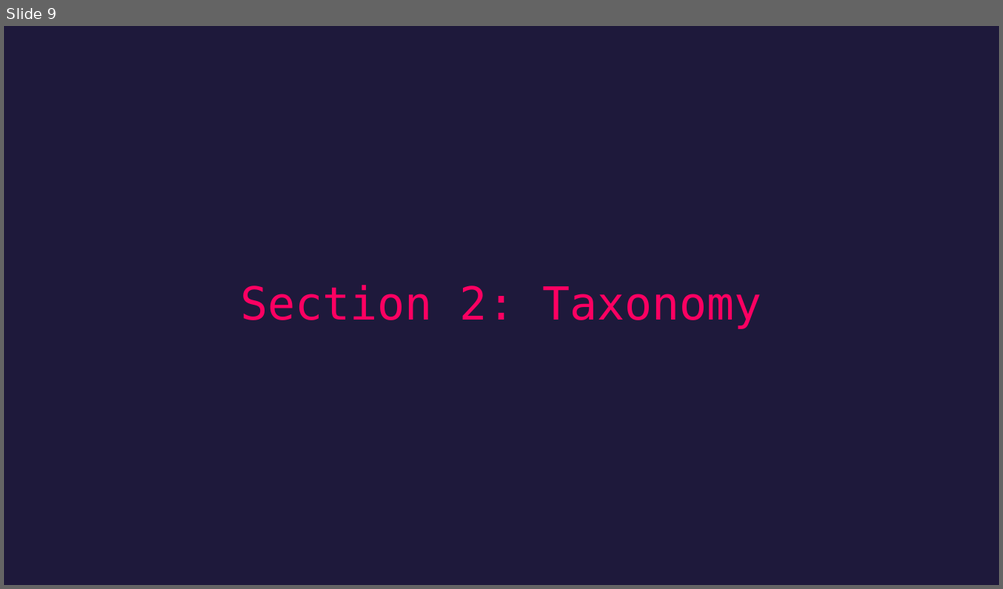
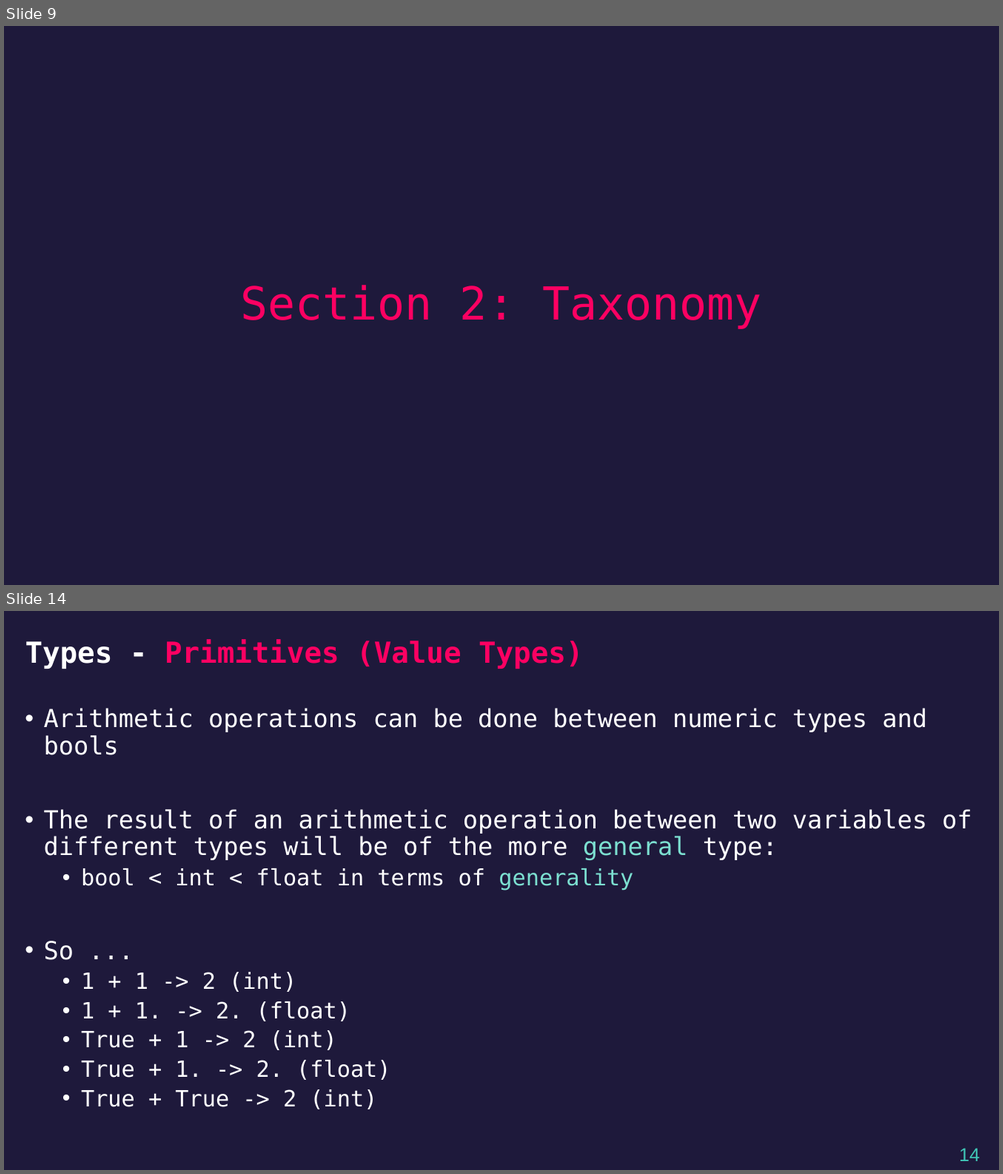
Before and after one commit to airabino/EVRC_Python_Training, a slide deck: Trainings/TR2/Lecture.pptx. Shown one above the other, each under a label of ours: slide 9 before the commit, slides 9 and 14 after it; the slides between them are not shown. The pictures are 1003x589 and 1003x1174 pixels, drawn with LibreOffice and Linux fonts; fonts in the diff are those of the drawing. Boxes give left, top, right and bottom in pixels: in the first picture for what was removed or moved away, otherwise in the second. Text is boxed around its words. In the diff, an @@ line names an element or a change of style, - is before the commit and + after.

```diff
--- a/Trainings/TR2/Lecture.pptx
+++ b/Trainings/TR2/Lecture.pptx
@@ slide 14 added at (4, 611, 999, 1170), background #1E193B @@
@@ title added at (25, 639, 583, 669), 28 pt, text #FD0062, bold @@
+Types - Primitives (Value Types)
@@ text added at (44, 708, 971, 1110), 24 pt, text #FFFFFF @@
+• Arithmetic operations can be done between numeric types and bools
+• The result of an arithmetic operation between two variables of different types will be of the more general type:
+  • bool < int < float in terms of generality
+• So ...
+  • 1 + 1 -> 2 (int)
+  • 1 + 1. -> 2. (float)
+  • True + 1 -> 2 (int)
+  • True + 1. -> 2. (float)
+  • True + True -> 2 (int)
@@ page number added at (959, 1148, 979, 1162), 18 pt, text #40C7B7 @@
+14
```
Also in this commit, not shown: 1 slide changed, 17 other slides added, 14 other files.
